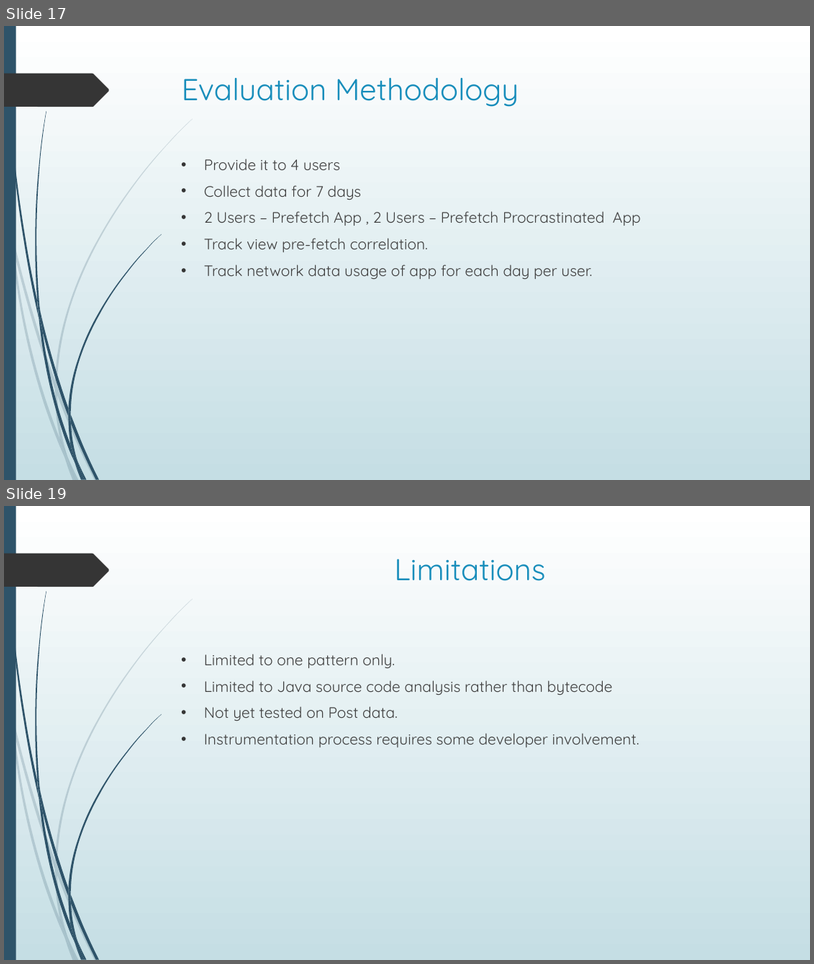
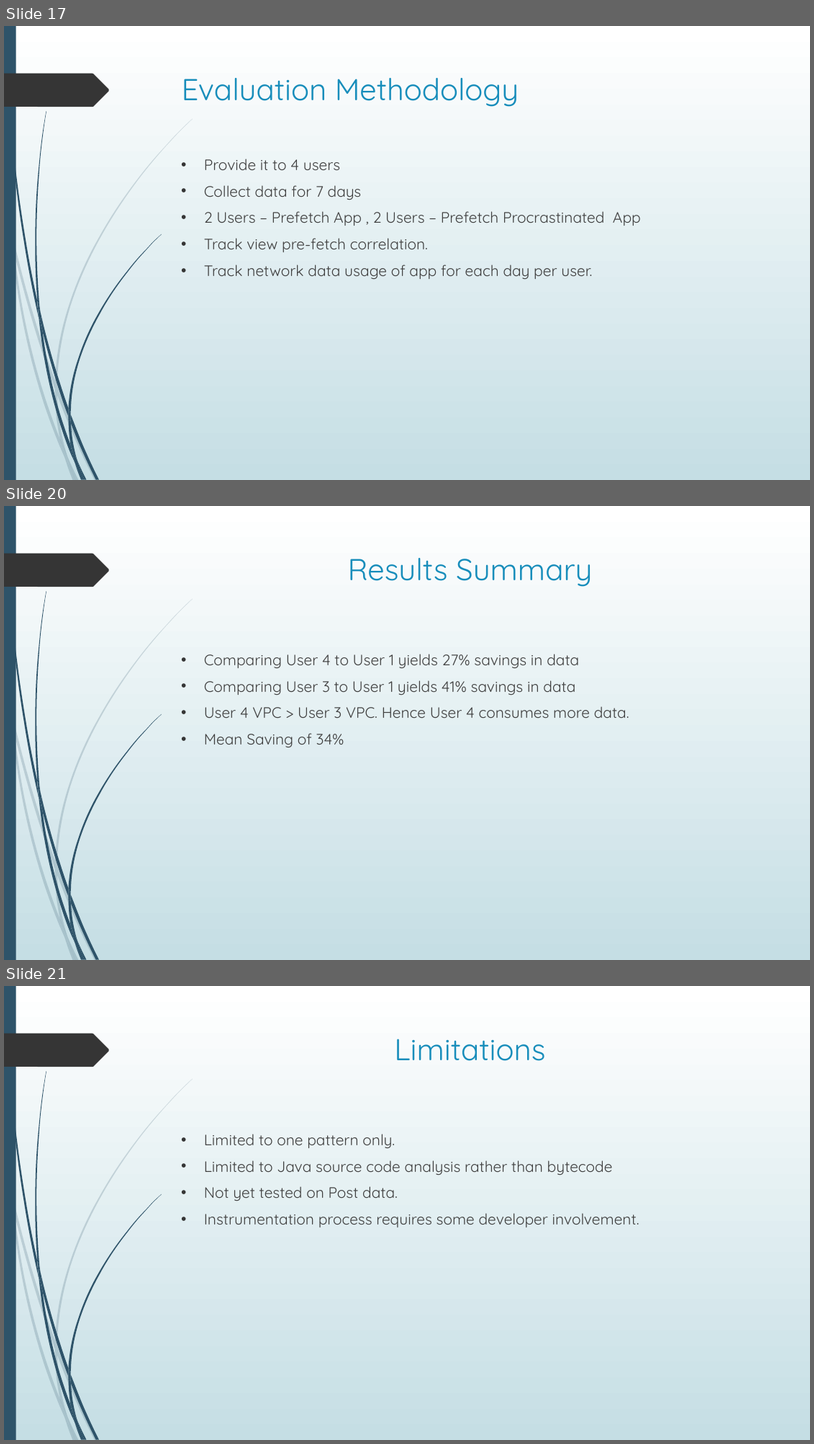
Before and after one commit to shahamish150294/PrefetchProcrastinatorAndroid, a slide deck: Prefetch Procrastinator Final Presentation.pptx. Shown one above the other, each under a label of ours: slides 17 and 19 before the commit, slides 17, 20 and 21 after it; the slides between them are not shown. The pictures are 814x964 and 814x1444 pixels, drawn with LibreOffice and Linux fonts; fonts in the diff are those of the drawing. Boxes give left, top, right and bottom in pixels: in the first picture for what was removed or moved away, otherwise in the second. Text is boxed around its words. In the diff, an @@ line names an element or a change of style, - is before the commit and + after.

Commit message:
Updated results in PPT

```diff
--- a/Prefetch Procrastinator Final Presentation.pptx
+++ b/Prefetch Procrastinator Final Presentation.pptx
@@ slide 20 added at (x1=4, y1=506, x2=810, y2=960), background gradient #FFFFFF to #C5DEE5; not listed: 24 template elements that a slide beside it also shows @@
@@ title added at (x1=348, y1=558, x2=592, y2=587), 36 pt, text #178DBB @@
+Results Summary
@@ text added at (x1=204, y1=654, x2=630, y2=747), 18 pt, text #404040 @@
+• Comparing User 4 to User 1 yields 27% savings in data
+• Comparing User 3 to User 1 yields 41% savings in data
+• User 4 VPC > User 3 VPC. Hence User 4 consumes more data.
+• Mean Saving of 34%
@@ what was slide 19 is now slide 21 @@
```
Also in this commit, not shown: 2 slides changed, 2 other slides added, 2 slides removed.
